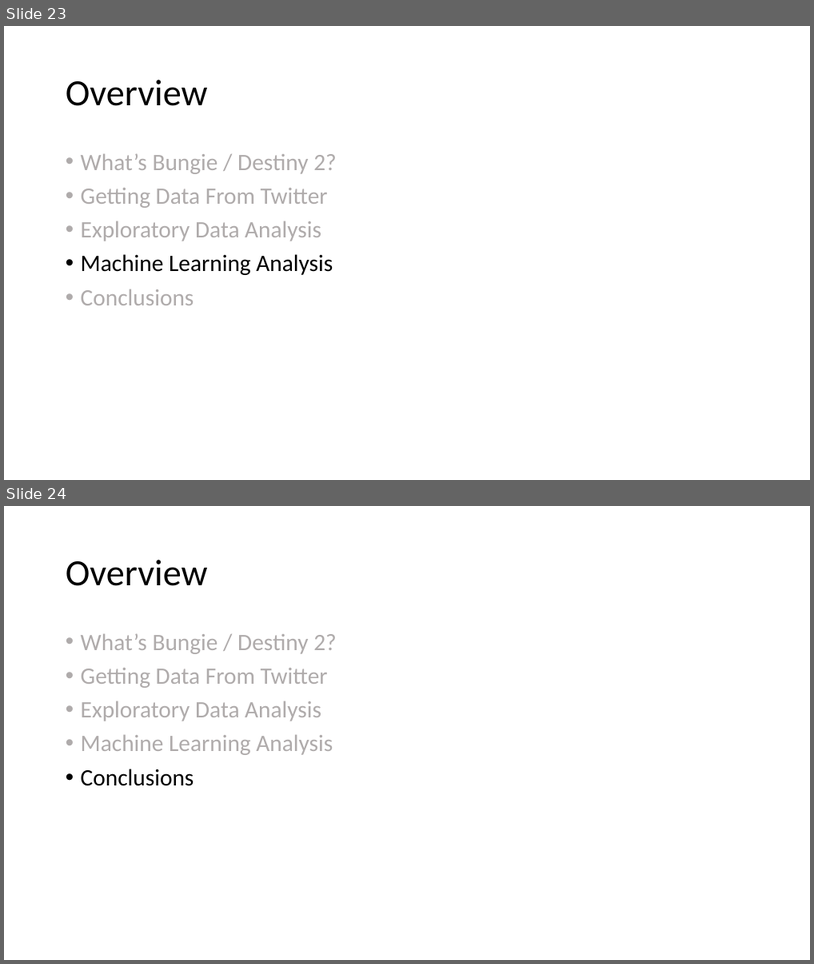
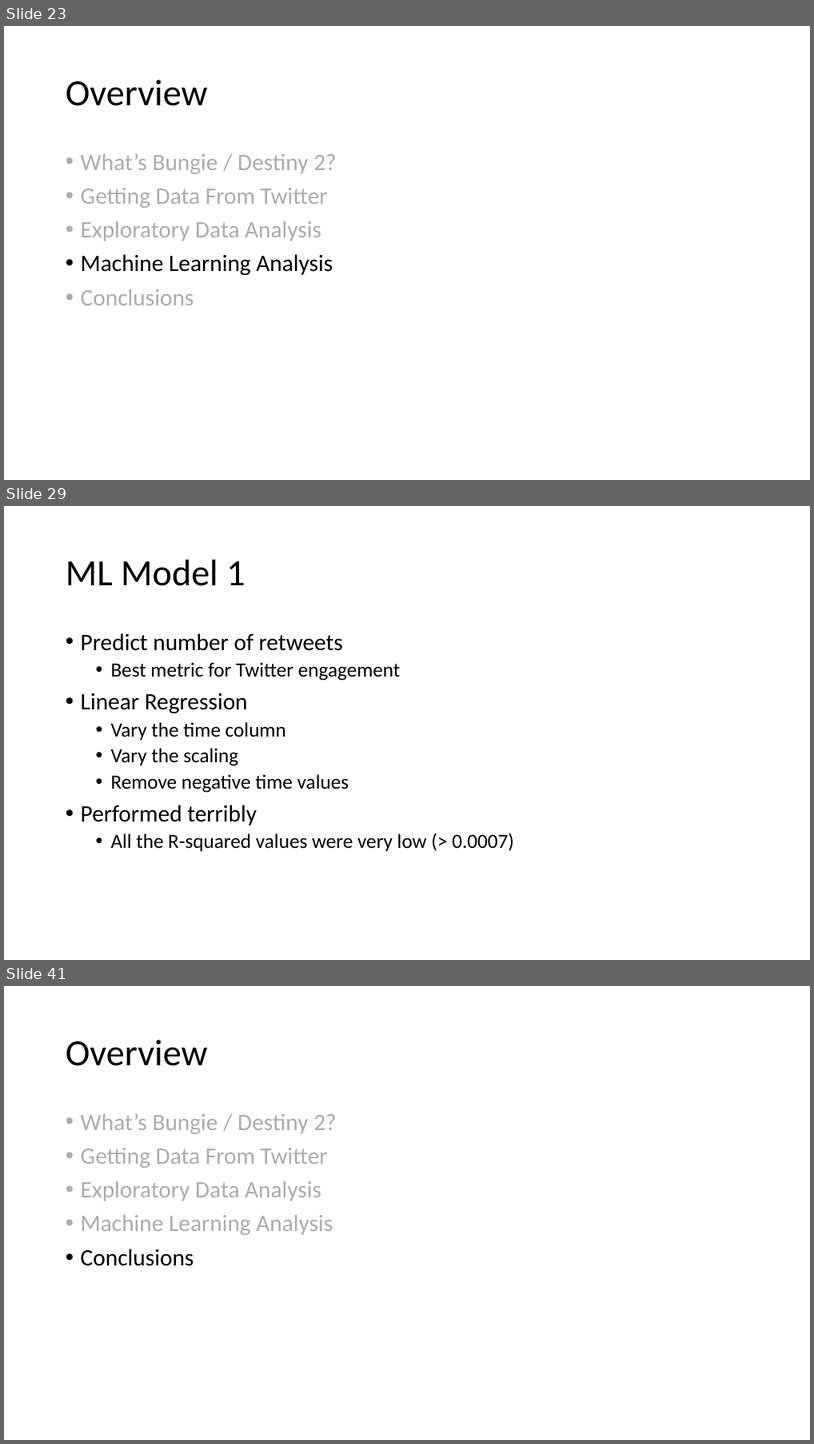
Before and after one commit to salvis2/SpringboardAlvis, a slide deck: capstone_project_2/reports/capstone_project_2_presentation.pptx. Shown one above the other, each under a label of ours: slides 23 and 24 before the commit, slides 23, 29 and 41 after it; the slides between them are not shown. The pictures are 814x964 and 814x1444 pixels, drawn with LibreOffice and Linux fonts; fonts in the diff are those of the drawing. Boxes give left, top, right and bottom in pixels: in the first picture for what was removed or moved away, otherwise in the second. Text is boxed around its words. In the diff, an @@ line names an element or a change of style, - is before the commit and + after.

```diff
--- a/capstone_project_2/reports/capstone_project_2_presentation.pptx
+++ b/capstone_project_2/reports/capstone_project_2_presentation.pptx
@@ slide 29 added at (x1=4, y1=506, x2=810, y2=960), background #FFFFFF @@
@@ title added at (x1=66, y1=560, x2=245, y2=586), 44 pt, text #000000 @@
+ML Model 1
@@ text added at (x1=81, y1=633, x2=514, y2=851), 24 pt, text #000000 @@
+• Predict number of retweets
+  • Best metric for Twitter engagement
+• Linear Regression
+  • Vary the time column
+  • Vary the scaling
+  • Remove negative time values
+• Performed terribly
+  • All the R-squared values were very low (> 0.0007)
@@ what was slide 24 is now slide 41 @@
```
Also in this commit, not shown: 8 slides changed, 18 other slides added, 1 other file.
